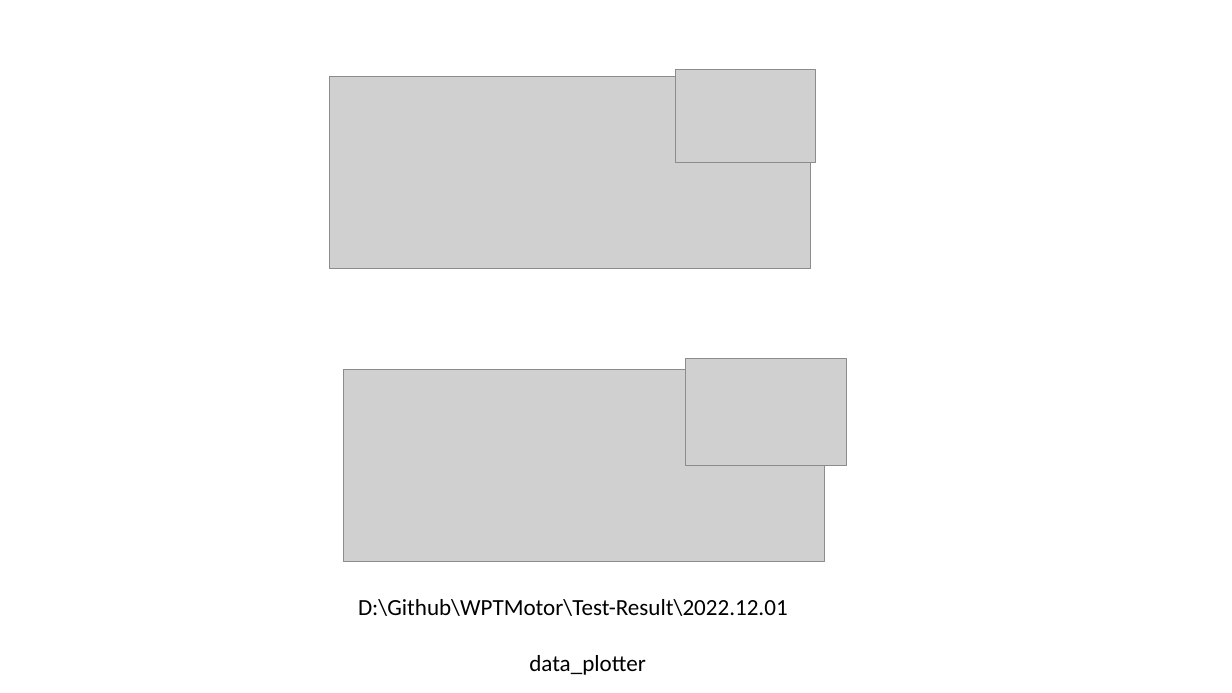
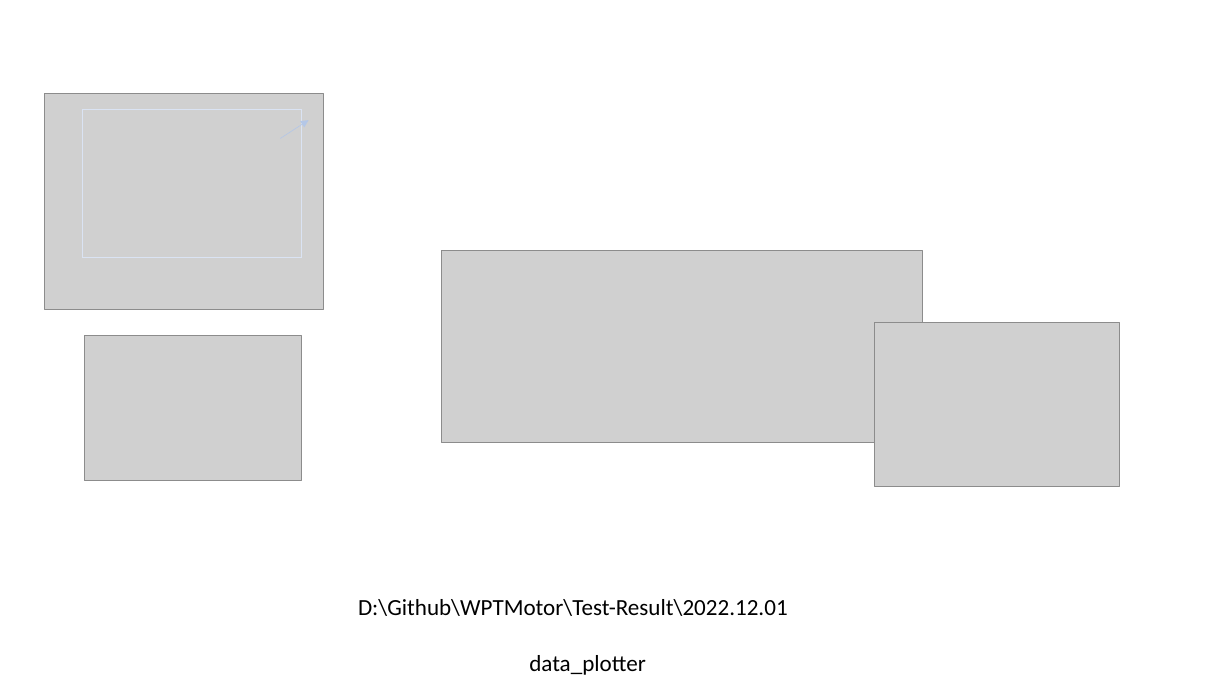
Before and after one commit to EnesAyaz/WPTMotor, a slide deck: slide 1 of Test-Result/2022.12.01/New Microsoft PowerPoint Presentation.pptx. Drawn at 1232x693 pixels with LibreOffice and Linux fonts; fonts in the diff are those of the drawing; grey boxes stand for pictures. Boxes give left, top, right and bottom in pixels: in the first picture for what was removed or moved away, otherwise in the second. Text is boxed around its words. In the diff, an @@ line names an element or a change of style, - is before the commit and + after.

```diff
--- a/Test-Result/2022.12.01/New Microsoft PowerPoint Presentation.pptx
+++ b/Test-Result/2022.12.01/New Microsoft PowerPoint Presentation.pptx
@@ rectangle removed at [681,68,830,151] @@
@@ picture: place and size @@
-picture at [329,77,811,269]
+picture at [45,93,323,309]
@@ rectangle added at [82,110,301,258], outline #DAE3F3 1 pt @@
@@ arrow added from (280, 139) to (309, 120), #B4C7E7 0.5 pt @@
@@ picture: place and size @@
-picture at [344,370,825,562]
+picture at [442,250,923,443]
@@ picture: place and size @@
-picture at [686,359,848,466]
+picture at [874,323,1120,486]
@@ picture: place and size @@
-picture at [676,69,815,163]
+picture at [84,335,301,481]
@@ rectangle removed at [962,359,1111,441] @@
```
Also in this commit, not shown: 5 slides added, 4 slides removed, 27 other files.
